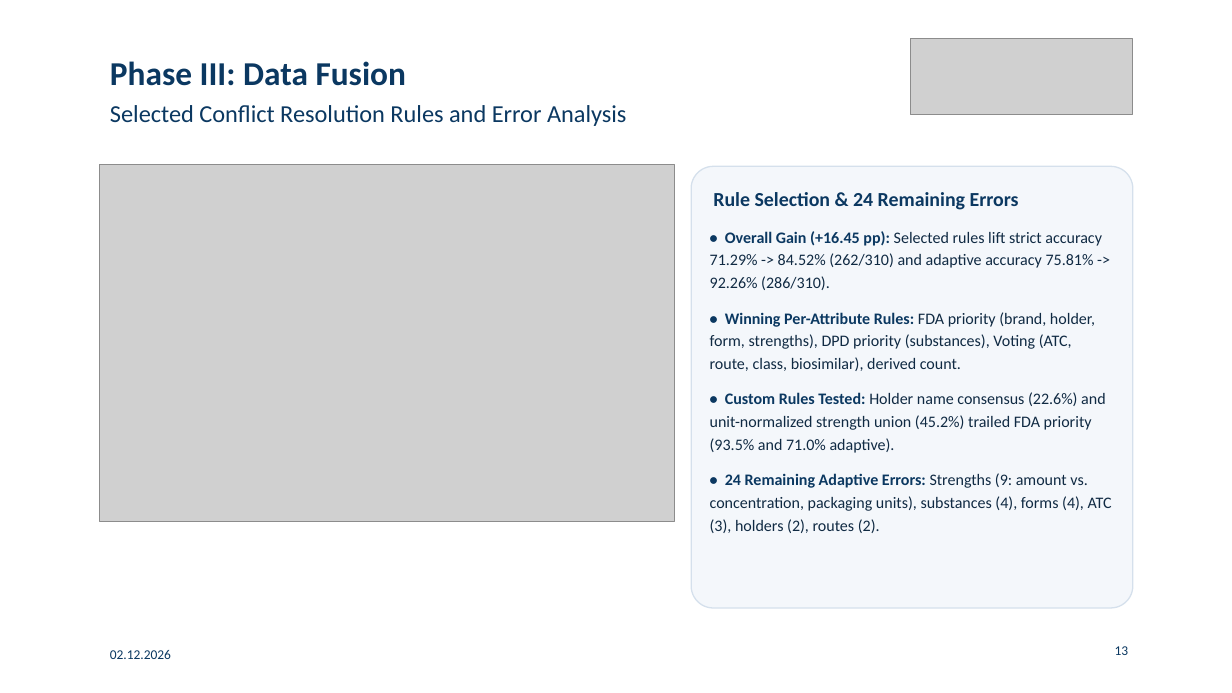
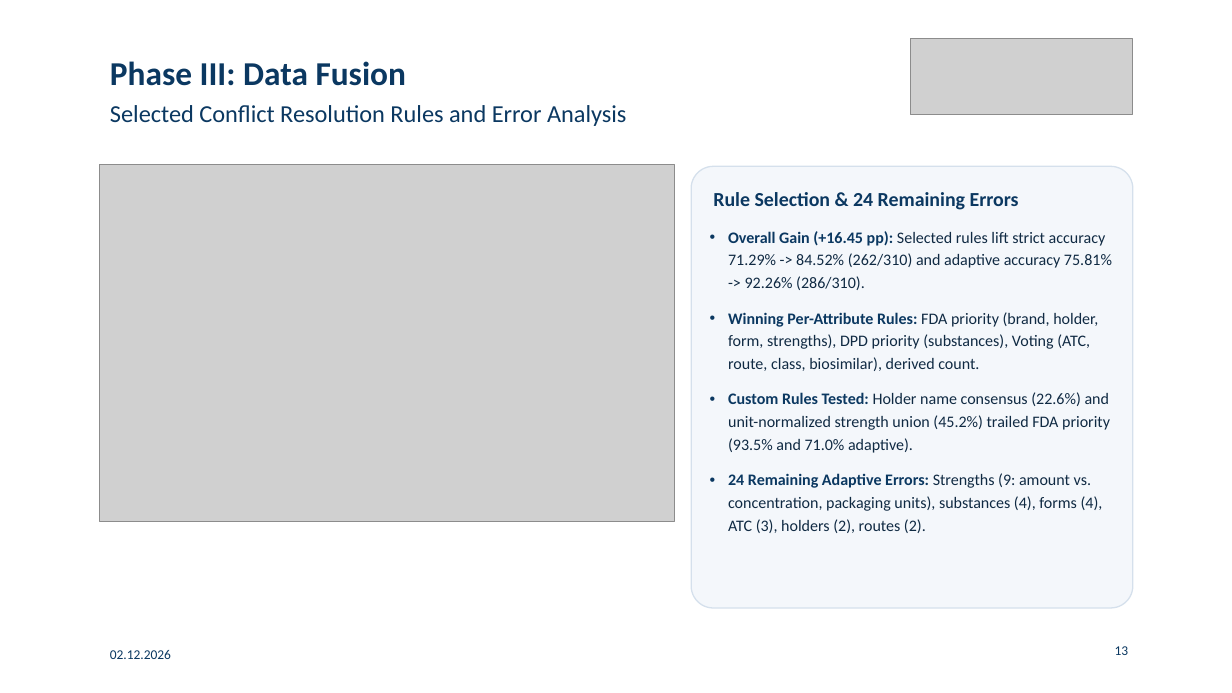
Before and after one commit to gabegagster/wdi-drug-integration, a slide deck: slide 13 of docs/presentation/wdi_drug_integration_presentation.pptx. Drawn at 1232x693 pixels with LibreOffice and Linux fonts; fonts in the diff are those of the drawing; grey boxes stand for pictures. Boxes give left, top, right and bottom in pixels: in the first picture for what was removed or moved away, otherwise in the second. Text is boxed around its words. In the diff, an @@ line names an element or a change of style, - is before the commit and + after.

```diff
--- a/docs/presentation/wdi_drug_integration_presentation.pptx
+++ b/docs/presentation/wdi_drug_integration_presentation.pptx
@@ text at (x1=728, y1=231, x2=1112, y2=533): text changed @@
-• Overall Gain (+16.45 pp): Selected rules lift strict accuracy 71.29% -> 84.52% (262/310) and adaptive accuracy 75.81% -> 92.26% (286/310).
-• Winning Per-Attribute Rules: FDA priority (brand, holder, form, strengths), DPD priority (substances), Voting (ATC, route, class, biosimilar), derived count.
-• Custom Rules Tested: Holder name consensus (22.6%) and unit-normalized strength union (45.2%) trailed FDA priority (93.5% and 71.0% adaptive).
-• 24 Remaining Adaptive Errors: Strengths (9: amount vs. concentration, packaging units), substances (4), forms (4), ATC (3), holders (2), routes (2).
+• Overall Gain (+16.45 pp): Selected rules lift strict accuracy 71.29% -> 84.52% (262/310) and adaptive accuracy 75.81% -> 92.26% (286/310).
+• Winning Per-Attribute Rules: FDA priority (brand, holder, form, strengths), DPD priority (substances), Voting (ATC, route, class, biosimilar), derived count.
+• Custom Rules Tested: Holder name consensus (22.6%) and unit-normalized strength union (45.2%) trailed FDA priority (93.5% and 71.0% adaptive).
+• 24 Remaining Adaptive Errors: Strengths (9: amount vs. concentration, packaging units), substances (4), forms (4), ATC (3), holders (2), routes (2).
```
Also in this commit, not shown: 11 other slides changed, 1 other file.
